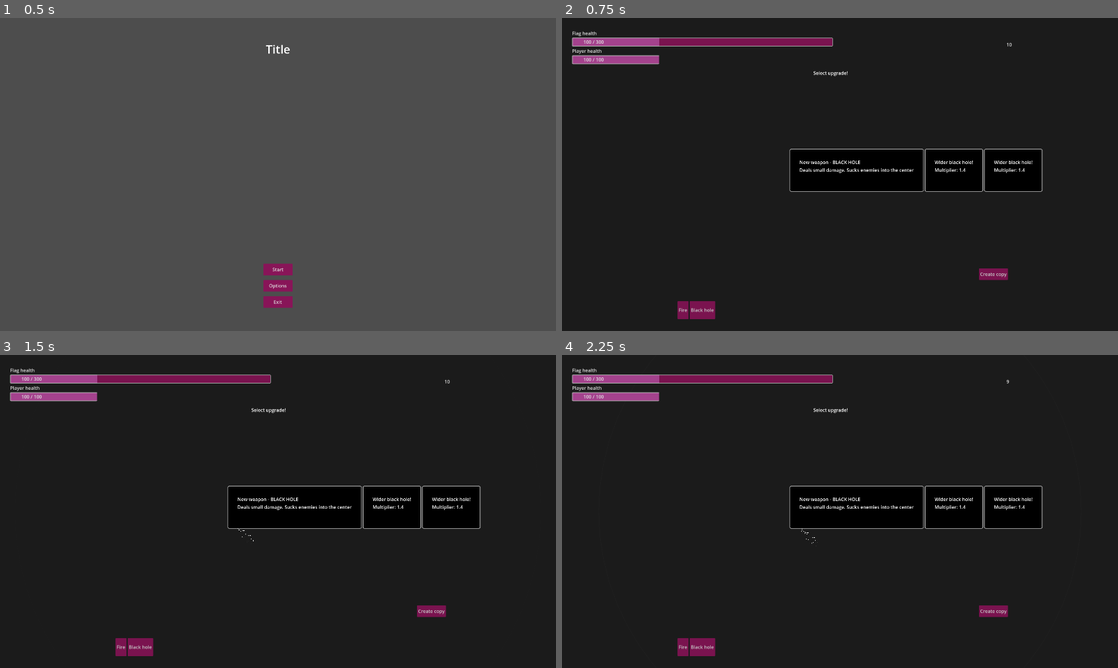
Above: before the commit, frames 1-4 (two rows, left to right).
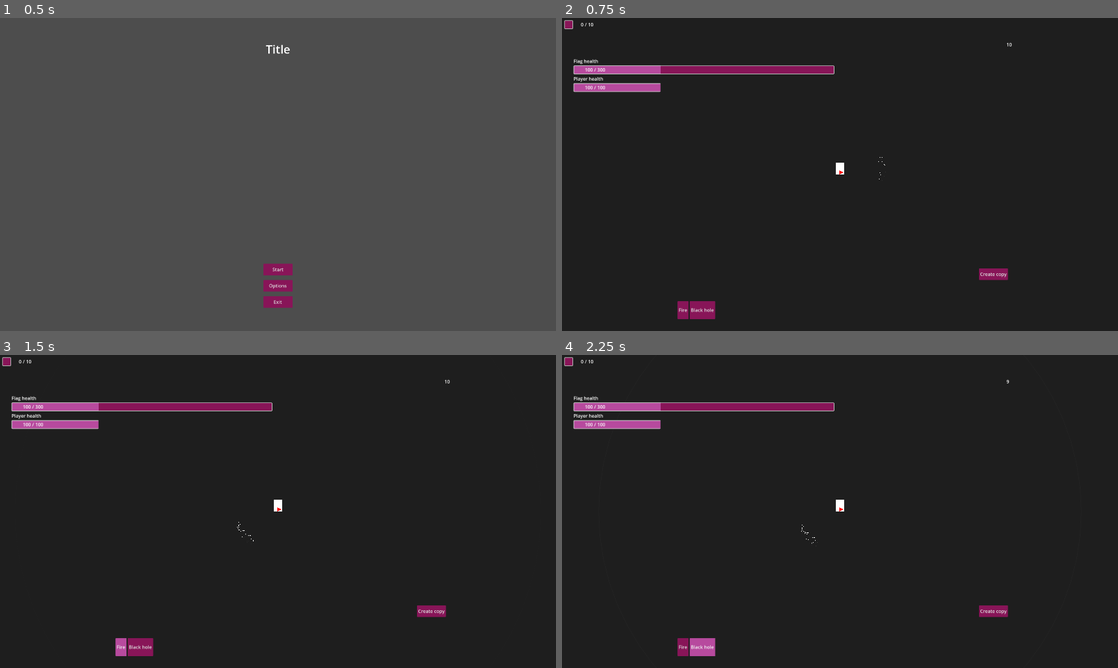
Above: after the commit, the same moments.

Repository: duckenclaw/gmtk2025
Game: Godot game, scene res://src/main_menu.tscn
The game is run twice, just before and just after one commit, with the same random seed, the same clock (stepped at 60 frames per second) and the same inputs.
Inputs:
- Up to frame 1 (0.5 s): no input
- Up to frame 2 (0.75 s): click "Start" at 0.5 s
- Up to frame 3 (1.5 s): click "Fire" at 1.25 s
- Up to frame 4 (2.25 s): click "Black hole" at 2 s

Frame 1 is identical in both runs. In frame 2, 10% of the frame differs, in the area x 0-87%, y 0-56%; in frame 3, 10%; in frame 4, 10%, in the area x 0-87%, y 0-97%.

Commit message:
open upgrade menu on next lvl

Diff:
--- a/src/game/game.gd
+++ b/src/game/game.gd
@@ -10,6 +10,8 @@
 
 @onready var recorder_area: RecorderArea = $RecorderArea
 @onready var particle_layer: Node2D = $ParticleLayer
+
+@onready var upgrade_menu: UpgradeMenu = $UpgradeMenu
 
 
 func _ready() -> void:
@@ -24,6 +26,17 @@
 	State.start_loop()
 
 func _process(delta: float) -> void:
+	update_camera(delta)
+	check_next_lvl()
+
+func check_next_lvl():
+	if State.exp >= State.exp_to_next_lvl:
+		get_tree().paused = true
+		State.exp = State.exp - State.exp_to_next_lvl
+		State.exp_to_next_lvl *= State.NEXT_LVL_MULTIPLIER
+		upgrade_menu.entrance()
+
+func update_camera(delta: float):
 	var target = player.global_position / 4.0
 	var distance = target.distance_to(camera.global_position)
 	camera.global_position = lerp(camera.global_position, target, 0.1 * delta * distance)
--- a/src/game/state.gd
+++ b/src/game/state.gd
@@ -1,6 +1,8 @@
 extends Node
 #class_name State # Autoload
 
+const INITIAL_NEXT_LVL_EXP: float = 10.0
+const NEXT_LVL_MULTIPLIER: float = 1.2
 const LOOP_TIME: float = 10.0
 
 signal loop_restarted
@@ -21,6 +23,9 @@
 
 var fire_available: bool = true
 var black_hole_available: bool = false
+
+var exp_to_next_lvl: float = INITIAL_NEXT_LVL_EXP
+var exp: float = 0.0
 
 # for real player
 var player_config: PlayerConfig = PlayerConfig.new()
--- a/src/player/pick_up_area.gd
+++ b/src/player/pick_up_area.gd
@@ -10,6 +10,7 @@
 
 func collect(area: Area2D):
 	area.queue_free()
+	State.exp += 1
 
 func _on_area_entered(area: Area2D) -> void:
 	if area.is_in_group("collectable"):
--- a/src/ui/game_ui.gd
+++ b/src/ui/game_ui.gd
@@ -8,6 +8,8 @@
 @onready var player_progress_bar: ProgressBar = $HealthContainer/PlayerProgressBar
 @onready var create_copy_button: Button = $CreateCopyButton
 @onready var time_label: Label = $TimeLabel
+
+@onready var exp_progress_bar: ProgressBar = $ExpContainer/ProgressBar
 
 
 
@@ -23,6 +25,9 @@
 	time_label.text = str(int(State.LOOP_TIME - State.loop_progress_sec + 1))
 
 
+	exp_progress_bar.max_value = State.exp_to_next_lvl
+	exp_progress_bar.value = State.exp
+
 func player_health_changed(health: float):
 	player_progress_bar.value = health
 
--- a/src/ui/game_ui.tscn
+++ b/src/ui/game_ui.tscn
@@ -6,11 +6,20 @@
 [node name="GameUi" type="CanvasLayer"]
 script = ExtResource("1_jlfe0")
 
+[node name="ExpContainer" type="MarginContainer" parent="."]
+anchors_preset = 10
+anchor_right = 1.0
+offset_bottom = 46.0
+grow_horizontal = 2
+
+[node name="ProgressBar" parent="ExpContainer" instance=ExtResource("2_r30kv")]
+layout_mode = 2
+
 [node name="HealthContainer" type="VBoxContainer" parent="."]
-offset_left = 35.0
-offset_top = 41.0
-offset_right = 530.0
-offset_bottom = 159.0
+offset_left = 40.0
+offset_top = 137.0
+offset_right = 535.0
+offset_bottom = 255.0
 
 [node name="FlagHealthLabel" type="Label" parent="HealthContainer"]
 layout_mode = 2
--- a/src/upgrades/upgrade_menu.gd
+++ b/src/upgrades/upgrade_menu.gd
@@ -11,7 +11,6 @@
 
 func _ready() -> void:
 	all_upgrades = UpgradeList.get_upgrade_list()
-	entrance()
 
 func entrance():
 	visible = true
@@ -30,7 +29,7 @@
 func exit():
 	visible = false
 	NodeUtils.queue_free_children(h_box_container)
-	pass
+	get_tree().paused = false
 
 func select_new_upgrades() -> Array[Upgrade]:
 	var upgrades = all_upgrades.duplicate()
